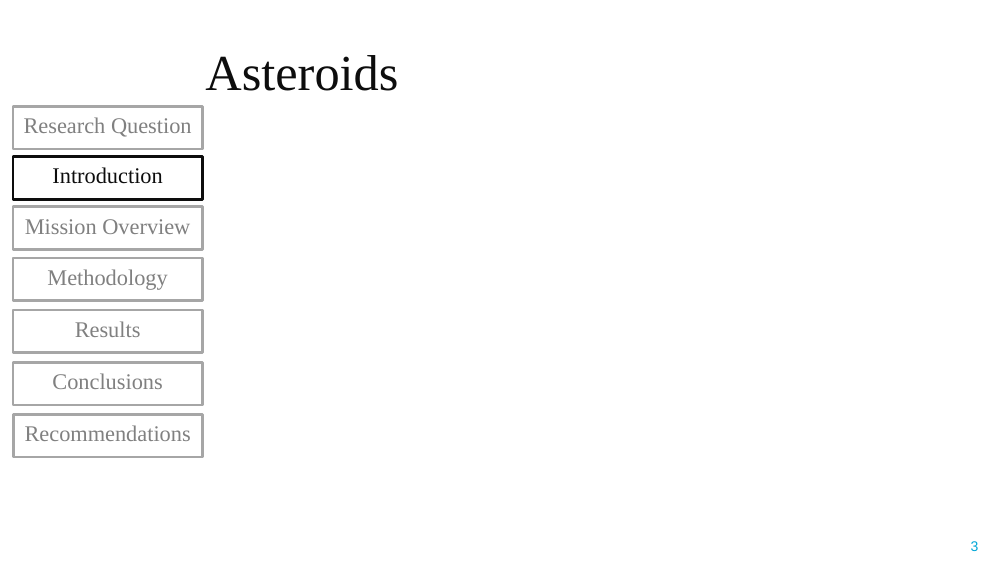
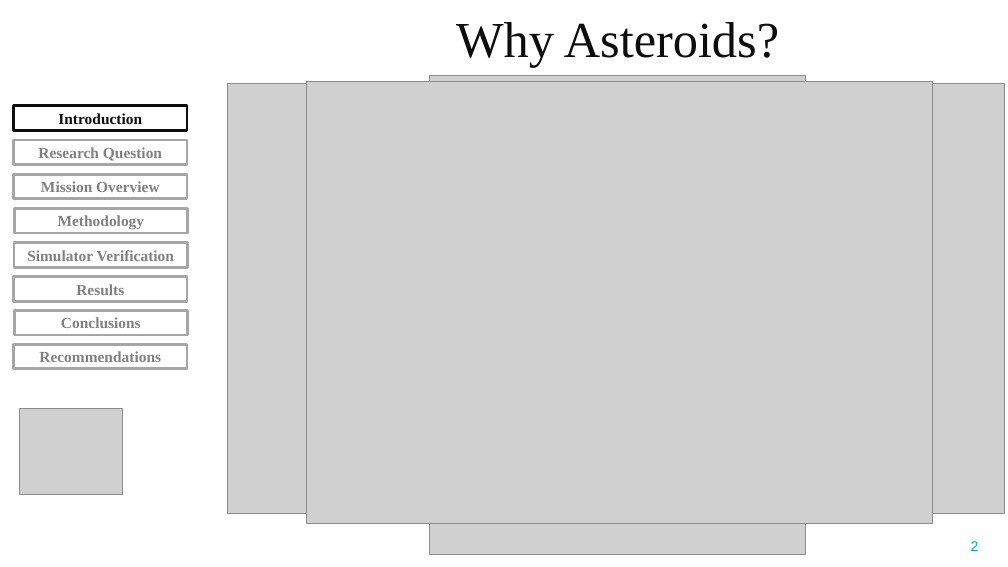
Before and after one commit to ShriyaH/Thesis, a slide deck: slide 2 of defense_presentation.pptx (slide 3 before the commit). Drawn at 1008x567 pixels with LibreOffice and Linux fonts; fonts in the diff are those of the drawing; grey boxes stand for pictures; background and template pictures are left out. Boxes give left, top, right and bottom in pixels: in the first picture for what was removed or moved away, otherwise in the second. Text is boxed around its words. In the diff, an @@ line names an element or a change of style, - is before the commit and + after.

```diff
--- a/defense_presentation.pptx
+++ b/defense_presentation.pptx
@@ title at <box>456,22,779,68</box>: text changed @@
-Asteroids
+Why Asteroids?
@@ picture added at <box>227,84,1004,514</box> @@
@@ picture added at <box>306,82,932,524</box> @@
@@ picture added at <box>429,76,805,554</box> @@
@@ rectangle "Introduction": place and size @@
-rectangle "Introduction" at <box>13,156,203,200</box>
+rectangle "Introduction" at <box>14,106,187,130</box>
@@ rectangle "Research Question": place and size @@
-rectangle "Research Question" at <box>13,106,203,149</box>
+rectangle "Research Question" at <box>14,140,187,164</box>
@@ rectangle "Mission Overview": place and size @@
-rectangle "Mission Overview" at <box>13,207,203,250</box>
+rectangle "Mission Overview" at <box>14,174,187,199</box>
@@ rectangle "Methodology": place and size @@
-rectangle "Methodology" at <box>13,258,203,301</box>
+rectangle "Methodology" at <box>14,209,187,233</box>
@@ rectangle added at <box>14,243,187,267</box>, outline #A6A6A6 2 pt, 11 pt, text #808080, bold @@
+Simulator Verification
@@ rectangle "Results": place and size @@
-rectangle "Results" at <box>13,310,203,354</box>
+rectangle "Results" at <box>14,277,187,301</box>
@@ rectangle "Conclusions": place and size @@
-rectangle "Conclusions" at <box>13,362,203,405</box>
+rectangle "Conclusions" at <box>14,310,187,335</box>
@@ size 16 to 11 pt, bold on; less space between paragraphs; vertical alignment top to middle in 7 elements at <box>14,140,187,164</box>, <box>14,174,187,199</box>, <box>14,277,187,301</box>, <box>14,209,187,233</box>, <box>14,106,187,130</box>, <box>14,310,187,335</box>, <box>14,344,187,368</box> @@
@@ rectangle "Recommendations": place and size @@
-rectangle "Recommendations" at <box>13,414,203,458</box>
+rectangle "Recommendations" at <box>14,344,187,368</box>
@@ picture added at <box>20,408,123,494</box> @@
```
Also in this commit, not shown: 8 other slides changed, 22 slides added, 26 slides removed, 3 other files.
